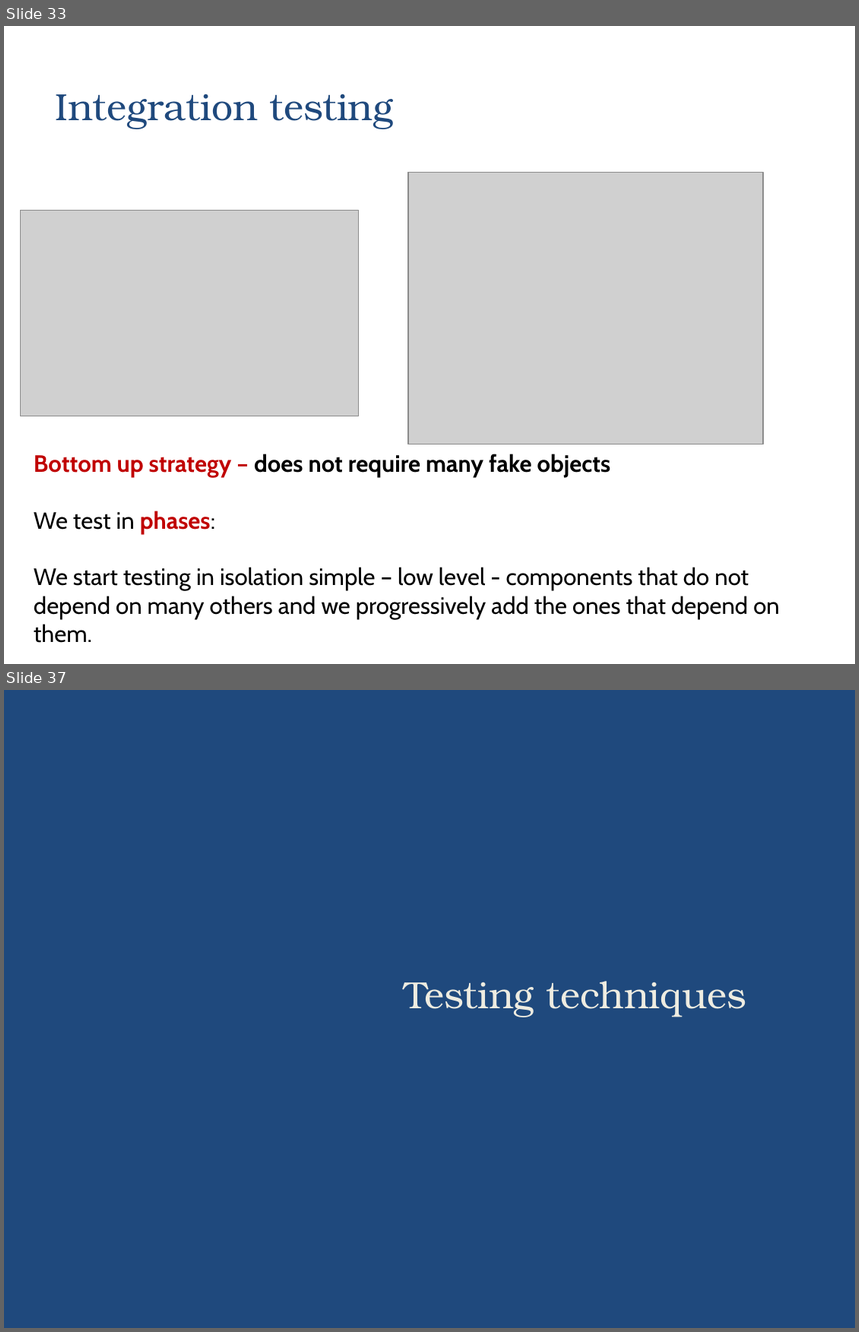
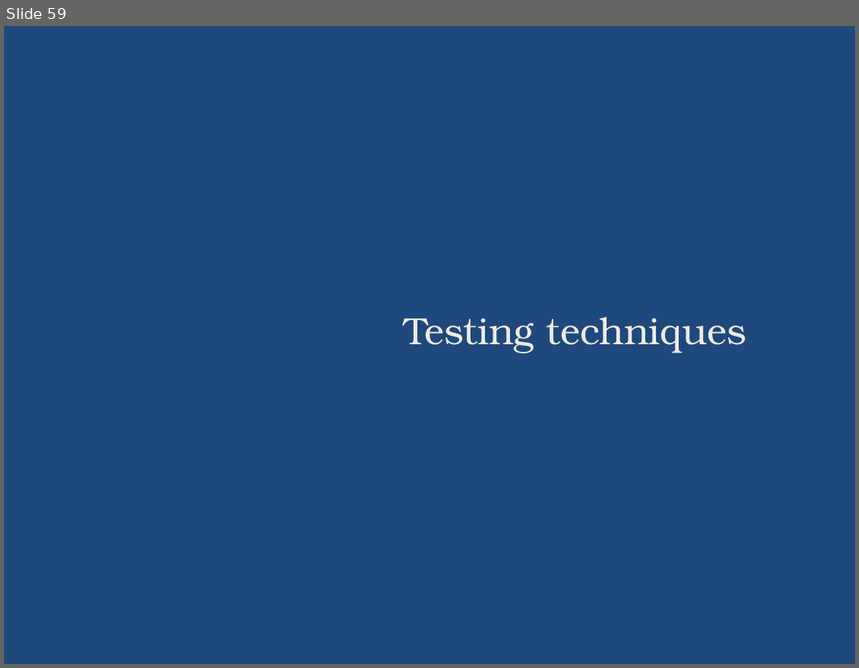
Before and after one commit to zarras/myy803-slides, a slide deck: 6-SoftEng-Testing.ppt. Shown one above the other, each under a label of ours: slides 33 and 37 before the commit, slide 59 after it; the slides between them are not shown. The pictures are 859x1332 and 859x668 pixels, drawn with LibreOffice and Linux fonts; fonts in the diff are those of the drawing; grey boxes stand for pictures. Boxes give left, top, right and bottom in pixels: in the first picture for what was removed or moved away, otherwise in the second. Text is boxed around its words. In the diff, an @@ line names an element or a change of style, - is before the commit and + after.

Commit message:
new version of testing slides

```diff
--- a/6-SoftEng-Testing.ppt
+++ b/6-SoftEng-Testing.ppt
@@ slide 33 removed at (4, 26, 855, 664), background #FFFFFF @@
@@ title removed at (55, 94, 394, 129) @@
-Integration testing
@@ picture removed at (408, 173, 763, 445) @@
@@ picture removed at (20, 211, 359, 417) @@
@@ text removed at (34, 454, 780, 643) @@
-Bottom up strategy – does not require many fake objects
-We test in phases:
-We start testing in isolation simple – low level - components that do not depend on many others and we progressively add the ones that depend on them.
@@ what was slide 37 is now slide 59 @@
```
Also in this commit, not shown: 2 slides changed, 42 slides added, 19 other slides removed, 1 other file.
